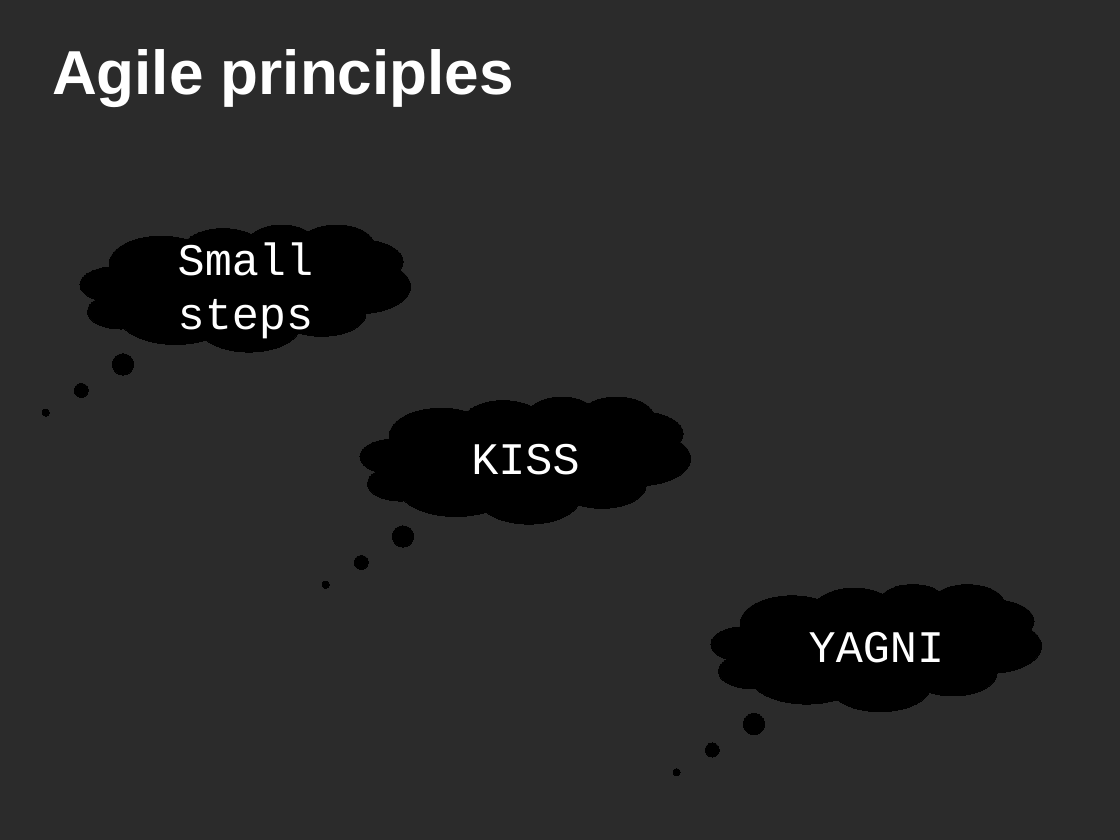
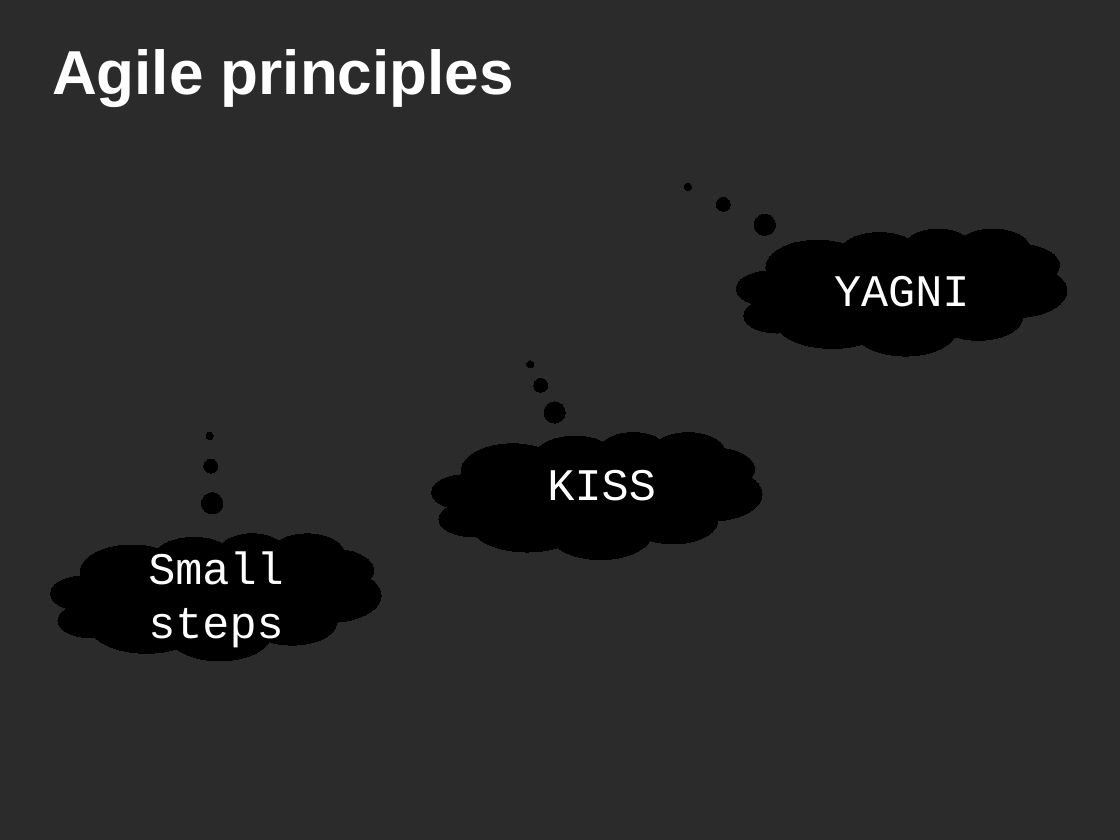
Before and after one commit to asolntsev/presentations, a slide deck: slide 2 of agile-technical-practices/agile-techical-practices.agile-ee.odp. Drawn at 1120x840 pixels with LibreOffice and Linux fonts; fonts in the diff are those of the drawing; background and template pictures are left out; a plain dark background stands for a picture behind light text. Boxes give left, top, right and bottom in pixels: in the first picture for what was removed or moved away, otherwise in the second. Text is boxed around its words. In the diff, an @@ line names an element or a change of style, - is before the commit and + after.

Commit message:
Added some tests and slides during Agile Saturday

```diff
--- a/agile-technical-practices/agile-techical-practices.agile-ee.odp
+++ b/agile-technical-practices/agile-techical-practices.agile-ee.odp
@@ thought cloud: place and size @@
-thought cloud at (711,584,1042,711)
+thought cloud at (737,229,1067,356)
@@ proportions changed in 3 elements at (432,432,762,559), (51,534,381,661), (737,229,1067,356) @@
@@ text "YAGNI": place and size @@
-text "YAGNI" at (809,631,944,663)
+text "YAGNI" at (834,275,969,307)
@@ thought cloud: place and size @@
-thought cloud at (361,396,691,523)
+thought cloud at (432,432,762,559)
@@ text "KISS": place and size @@
-text "KISS" at (471,443,579,475)
+text "KISS" at (547,469,655,501)
@@ thought cloud: place and size @@
-thought cloud at (80,225,411,352)
+thought cloud at (51,534,381,661)
@@ text "Small steps": place and size @@
-text "Small steps" at (178,243,313,342)
+text "Small steps" at (148,552,283,651)
```
Also in this commit, not shown: 2 other slides changed, 7 slides added, 2 slides removed, 1 other file.
